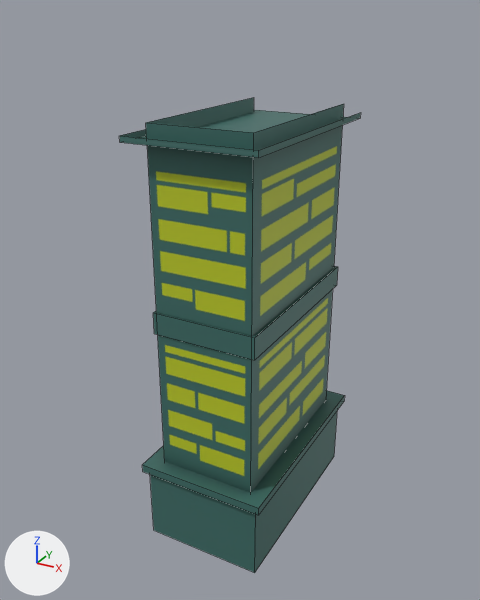
The FBX model Assets/Models/Building 03.fbx, before and after one commit.
One viewpoint serves both versions: a 50 mm camera at (0.1024, -0.2076, 0.1925) aimed at (-0.01, -0.0033, 0.0904). Lighting does not change. The marker at lower left points along +X, +Y and +Z. Mesh edges are drawn as thin lines. Where no turn or scale is listed for an object, it has been applied to the vertices.

Names of what the first picture shows: 'Building_0003'.
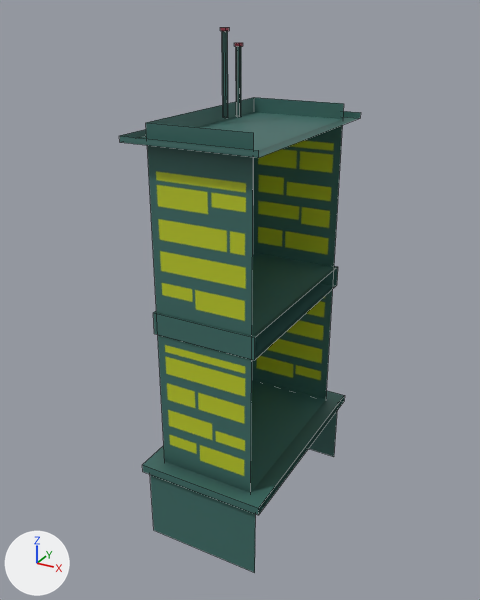
The newer file is also turned or shifted as a whole; pictures and numbers use the older file's frame.

Changed parts and their boxes [x1, y1, x2, y2] in the pictures (480 x 600 px; the box of a moved part takes in the faces that stretch with it):
```json
{"object": "Building_0003", "change": "reshaped", "before": [120, 98, 361, 573], "after": [120, 27, 361, 573], "on screen": "15% taller"}
{"part": 1, "of": "me_mesh", "change": "added", "after": [222, 31, 228, 118], "on screen": "cyan"}
{"part": 2, "of": "me_mesh", "change": "added", "after": [236, 46, 241, 117]}
{"part": 3, "of": "me_mesh", "change": "moved or reshaped", "before": [251, 104, 361, 572], "after": [252, 98, 361, 457]}
{"part": 4, "of": "me_mesh", "change": "moved or reshaped", "before": [255, 267, 338, 360], "after": [333, 267, 338, 285]}
```

Scene script edits in JSON lines:
```json
{"block": "me_mesh", "where": "# used by ob_building_0003; location = (0.0, 0.0, 0.0)"}
{"block": "me_mesh", "where": "# verts and faces of me_mesh; kept vertices keep their numbers, new ones are numbered from 40"}
{"block": "me_mesh", "where": "# before: 1 (0.013, -0.036, 0.031), 3 (0.013, -0.036, 0.16) at pixel (253, 132), 4 (-0.025, 0.035, 0.16) at pixel (253, 97), 5 (0.013, 0.035, 0.16) at pixel (343, 103), 6 (-0.025, 0.035, 0.031)"}
{"block": "me_mesh", "where": "# before: 7 (0.013, 0.035, 0.031) at pixel (325, 400), 9 (0.017, -0.041, -0.001) at pixel (254, 572), 11 (0.017, -0.041, 0.029), 12 (-0.029, 0.04, 0.029), 13 (0.017, 0.04, 0.029)"}
{"block": "me_mesh", "where": "# before: 14 (-0.029, 0.04, -0.001), 15 (0.017, 0.04, -0.001) at pixel (333, 456), 17 (0.019, -0.042, 0.029) at pixel (258, 515), 19 (0.019, -0.042, 0.032) at pixel (258, 508), 20 (-0.031, 0.042, 0.032)"}
{"block": "me_mesh", "where": "# before: 21 (0.019, 0.042, 0.032) at pixel (344, 395), 22 (-0.031, 0.042, 0.029), 23 (0.019, 0.042, 0.029) at pixel (344, 401), 33 (0.018, -0.042, 0.154) at pixel (258, 157), 35 (0.018, -0.042, 0.156) at pixel (258, 150)"}
{"block": "me_mesh", "where": "# before: 36 (-0.031, 0.041, 0.156), 37 (0.018, 0.041, 0.156) at pixel (360, 112), 38 (-0.031, 0.041, 0.154), 39 (0.018, 0.041, 0.154) at pixel (360, 118)"}
{"block": "me_mesh", "where": "# before: 25 (0.014, -0.037, 0.087) at pixel (254, 360), 27 (0.014, -0.037, 0.095) at pixel (254, 337), 28 (-0.026, 0.037, 0.095), 29 (0.014, 0.037, 0.095) at pixel (337, 266), 30 (-0.026, 0.037, 0.087)"}
{"block": "me_mesh", "where": "# before: 31 (0.014, 0.037, 0.087) at pixel (336, 285)"}
{"op": "remove", "block": "me_mesh", "code": "me_mesh.from_pydata(...)  # 40 vertices, 20 faces; spans x -0.031..0.019, y -0.042..0.042, z -0.001..0.16"}
{"op": "add", "block": "me_mesh", "code": "me_mesh.from_pydata(...)  # 88 vertices, 48 faces; spans x -0.031..0.019, y -0.042..0.042, z -0.001..0.186"}
{"block": "me_mesh", "change": "me_mesh part 1: a new loose piece of 16 vertices spanning x -0.022..-0.02, y 0.005..0.007, z 0.156..0.185, in mat_building_3 (picture img_building_tex_3_psd)"}
{"block": "me_mesh", "change": "me_mesh part 2: a new loose piece of 16 vertices spanning x -0.019..-0.017, y 0.01..0.012, z 0.156..0.18, in mat_building_3 (picture img_building_tex_3_psd)"}
{"block": "me_mesh", "change": "me_mesh part 3"}
{"op": "add", "block": "me_mesh", "code": "delete_faces([(1, 7, 5, 3), (9, 15, 13, 11), (17, 23, 21, 19), (33, 39, 37, 35)])"}
{"op": "add", "block": "me_mesh", "code": "faces += [(4, 5, 7, 6), (12, 13, 15, 14), (20, 21, 23, 22), (36, 37, 39, 38)]"}
{"block": "me_mesh", "change": "me_mesh part 4"}
{"op": "add", "block": "me_mesh", "code": "delete_faces([(25, 31, 29, 27)])"}
{"op": "add", "block": "me_mesh", "code": "faces += [(28, 29, 31, 30)]"}
```
